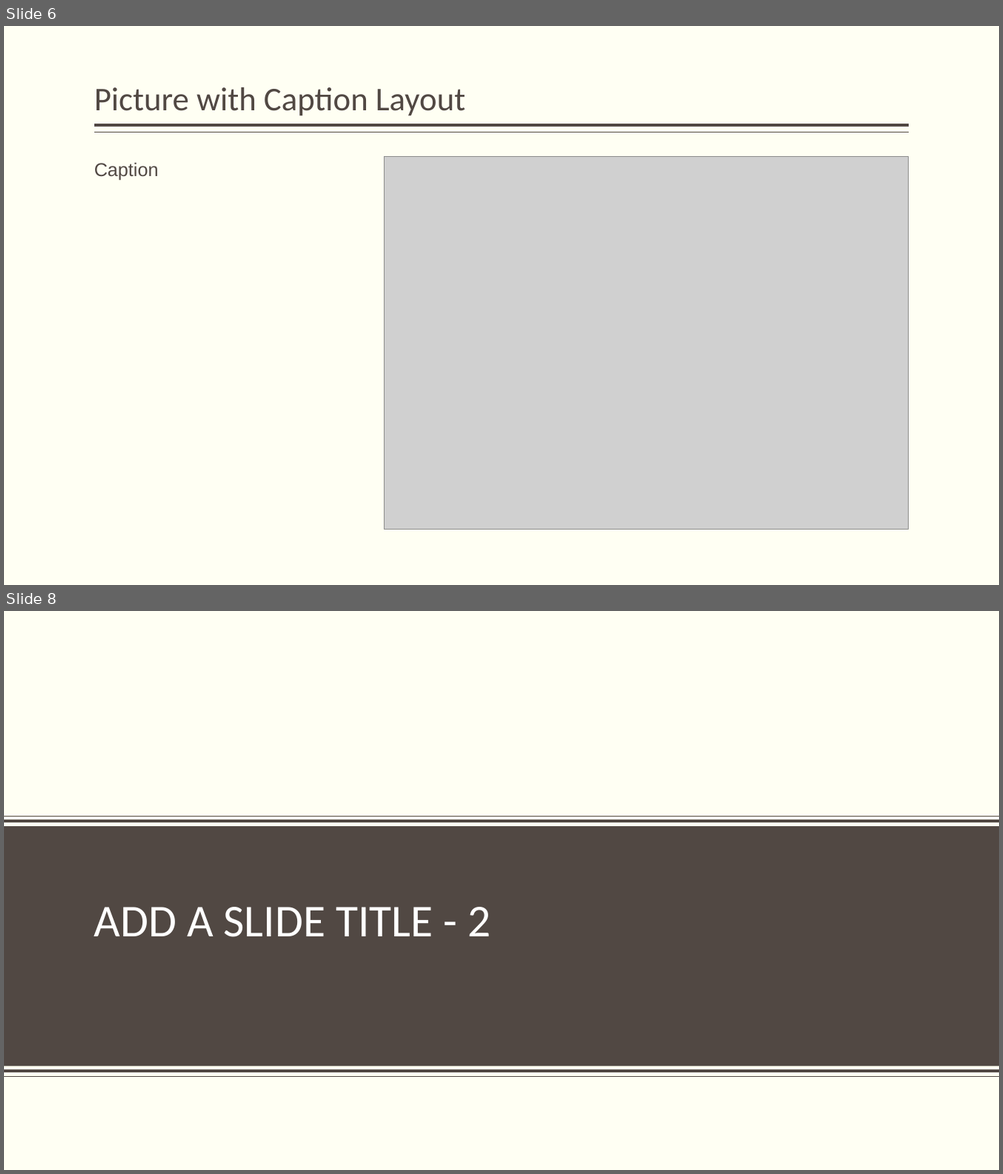
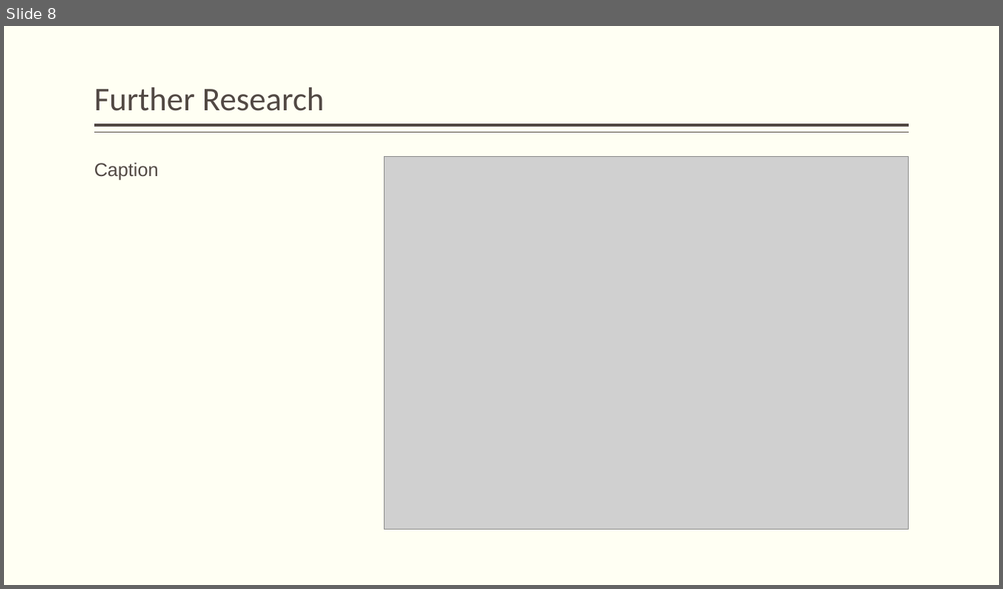
Before and after one commit to JackDaedalus/Sci-Research, a slide deck: PPT/My Topic CC Fraud cf v1-0 120222.pptx. Shown one above the other, each under a label of ours: slides 6 and 8 before the commit, slide 8 after it; the slides between them are not shown. The pictures are 1003x1174 and 1003x589 pixels, drawn with LibreOffice and Linux fonts; fonts in the diff are those of the drawing; grey boxes stand for pictures; background and template pictures are left out. Boxes give left, top, right and bottom in pixels: in the first picture for what was removed or moved away, otherwise in the second. Text is boxed around its words. In the diff, an @@ line names an element or a change of style, - is before the commit and + after.

```diff
--- a/PPT/My Topic CC Fraud cf v1-0 120222.pptx
+++ b/PPT/My Topic CC Fraud cf v1-0 120222.pptx
@@ slide 8 removed at (4, 611, 999, 1170), background #FFFFF3 @@
@@ title removed at (94, 907, 490, 937) @@
-ADD A SLIDE TITLE - 2
@@ group removed at (4, 816, 999, 1076): 4 lines, 1 rectangle @@
@@ what was slide 6 is now slide 8 @@
@@ slide 8 changed as well @@
@@ title at (94, 87, 324, 111): text changed @@
-Picture with Caption Layout
+Further Research
```
Also in this commit, not shown: 3 other slides changed, 5 slides added, 7 other slides removed, 1 other file.
